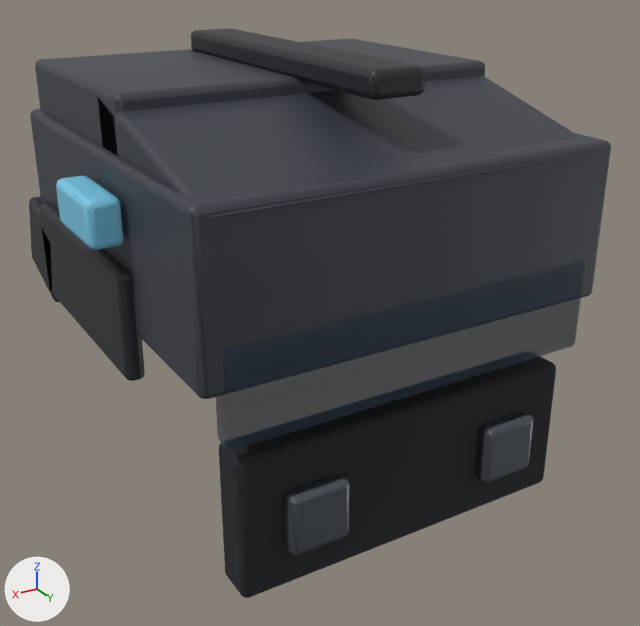
Renders of the FBX model assets/export/gear/Bravo_Head.fbx from each side of a commit.
One viewpoint serves both versions: a 50 mm lens placed at (1.42, 2.49, 1.22), pointed at (-0.02, 0.09, 0.02). The lights are fixed; the arrows at lower left show +X, +Y and +Z. The picture after the commit comes second. Where no turn or scale is listed for an object, it has been applied to the vertices.

Names of what the first picture shows: 'Bravo_Head_band', 'Bravo_Head_helmet', 'Bravo_Head_helmetDark', 'Bravo_Head_lens_v_visor', 'Bravo_Head_metal_v_mask', 'Bravo_Head_strap_v_mask'.
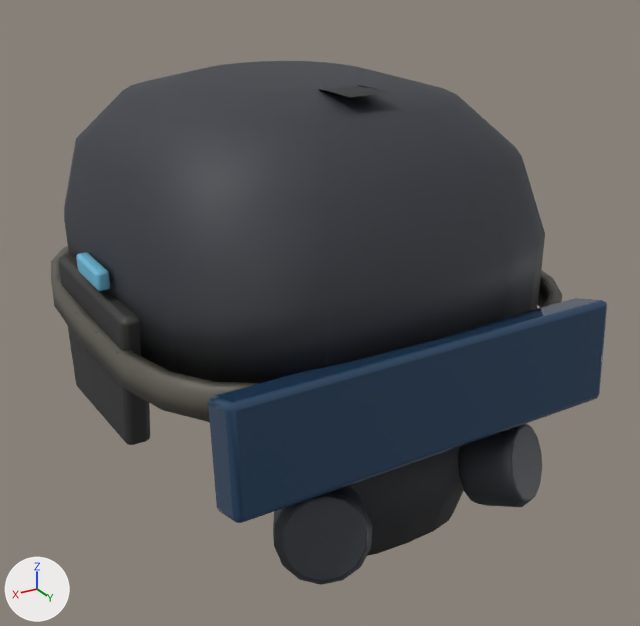
Where the change shows, as pixel boxes (x1, y1, x2, y2) in the pictures (640 x 626 px):
'Bravo_Head_body', added: after (51, 61, 562, 445)
'Bravo_Head_helmet', deleted: before (30, 38, 611, 399)
'Bravo_Head_v_visor', added (blue): after (208, 298, 607, 523)
'Bravo_Head_strap_v_mask', deleted (black): before (219, 356, 556, 598)
'Bravo_Head_lens_v_visor', deleted: before (216, 261, 585, 450)
'Bravo_Head_v_mask', added: after (273, 423, 542, 585)
'Bravo_Head_helmetDark', deleted: before (29, 28, 425, 381)
'Bravo_Head_metal_v_mask', deleted: before (283, 412, 534, 555)
'Bravo_Head_band', deleted (cyan): before (56, 176, 124, 250)

The change, as a list of edits to the scene's bpy script:
```text
Add img_bravo_head_metalness_png:
    img_bravo_head_metalness_png = load_image('Bravo_Head_Metalness.png', '_unpacked/Bravo_Head_Metalness.png', 1024, 1024, 'Non-Color')
Add img_bravo_head_roughness_png:
    img_bravo_head_roughness_png = load_image('Bravo_Head_Roughness.png', '_unpacked/Bravo_Head_Roughness.png', 1024, 1024, 'Non-Color')
Add img_bravo_head_color_png:
    img_bravo_head_color_png = load_image('Bravo_Head_Color.png', '_unpacked/Bravo_Head_Color.png', 1024, 1024, 'sRGB')
Add mat_bravo_head_baked:
    mat_bravo_head_baked = bpy.data.materials.new('Bravo_Head_Baked')
    # uses the picture img_bravo_head_color_png
    # uses the picture img_bravo_head_metalness_png
    # uses the picture img_bravo_head_roughness_png
Add me_bravo_head_body:
    me_bravo_head_body.from_pydata(...)  # 536 vertices, 502 faces; spans x -0.77..0.77, y -0.84..0.76, z -0.24..0.8
    me_bravo_head_body.materials.append(mat_bravo_head_baked)
Add me_bravo_head_v_visor:
    me_bravo_head_v_visor.from_pydata(...)  # 56 vertices, 54 faces; spans x -0.65..0.65, y 0.641..0.799, z -0.195..0.175
    me_bravo_head_v_visor.materials.append(mat_bravo_head_baked)
Add me_bravo_head_v_mask:
    me_bravo_head_v_mask.from_pydata(...)  # 220 vertices, 230 faces; spans x -0.49..0.49, y 0.31..0.833, z -0.56..-0.14
    me_bravo_head_v_mask.materials.append(mat_bravo_head_baked)
Remove ob_bravo_head_strap_v_mask:
    ob_bravo_head_strap_v_mask = bpy.data.objects.new('Bravo_Head_strap_v_mask', me_bravo_head_strap_v_mask)
    ob_bravo_head_strap_v_mask.location = (0.0, 0.0, 0.0)
Remove ob_bravo_head_band:
    ob_bravo_head_band = bpy.data.objects.new('Bravo_Head_band', me_bravo_head_band)
    ob_bravo_head_band.location = (0.0, 0.0, 0.0)
Remove ob_bravo_head_metal_v_mask:
    ob_bravo_head_metal_v_mask = bpy.data.objects.new('Bravo_Head_metal_v_mask', me_bravo_head_metal_v_mask)
    ob_bravo_head_metal_v_mask.location = (0.0, 0.0, 0.0)
Remove ob_bravo_head_helmetdark:
    ob_bravo_head_helmetdark = bpy.data.objects.new('Bravo_Head_helmetDark', me_bravo_head_helmetdark)
    ob_bravo_head_helmetdark.location = (0.0, 0.0, 0.0)
Remove ob_bravo_head_lens_v_visor:
    ob_bravo_head_lens_v_visor = bpy.data.objects.new('Bravo_Head_lens_v_visor', me_bravo_head_lens_v_visor)
    ob_bravo_head_lens_v_visor.location = (0.0, 0.0, 0.0)
Remove ob_bravo_head_helmet:
    ob_bravo_head_helmet = bpy.data.objects.new('Bravo_Head_helmet', me_bravo_head_helmet)
    ob_bravo_head_helmet.location = (0.0, 0.0, 0.0)
Add ob_bravo_head_body:
    ob_bravo_head_body = bpy.data.objects.new('Bravo_Head_body', me_bravo_head_body)
    ob_bravo_head_body.location = (0.0, 0.0, 0.0)
Add ob_bravo_head_v_visor:
    ob_bravo_head_v_visor = bpy.data.objects.new('Bravo_Head_v_visor', me_bravo_head_v_visor)
    ob_bravo_head_v_visor.location = (0.0, 0.0, 0.0)
Add ob_bravo_head_v_mask:
    ob_bravo_head_v_mask = bpy.data.objects.new('Bravo_Head_v_mask', me_bravo_head_v_mask)
    ob_bravo_head_v_mask.location = (0.0, 0.0, 0.0)
```
